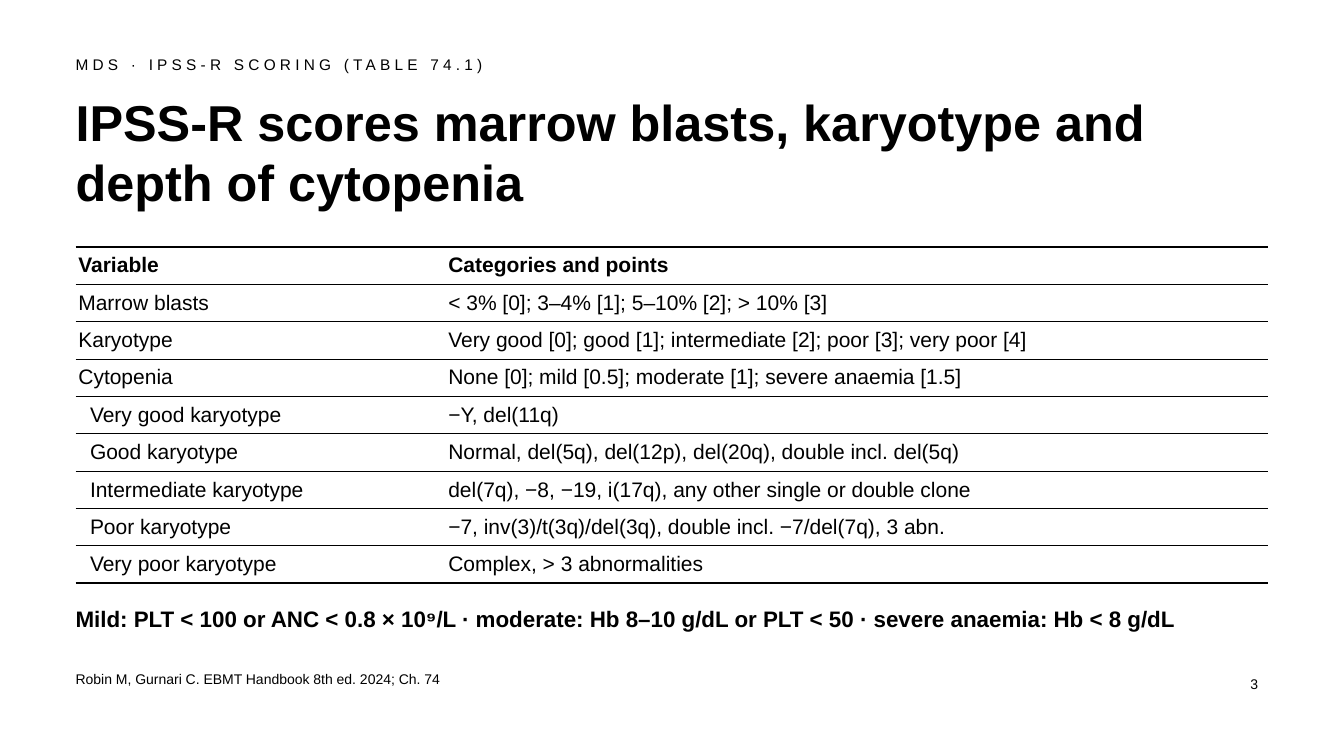
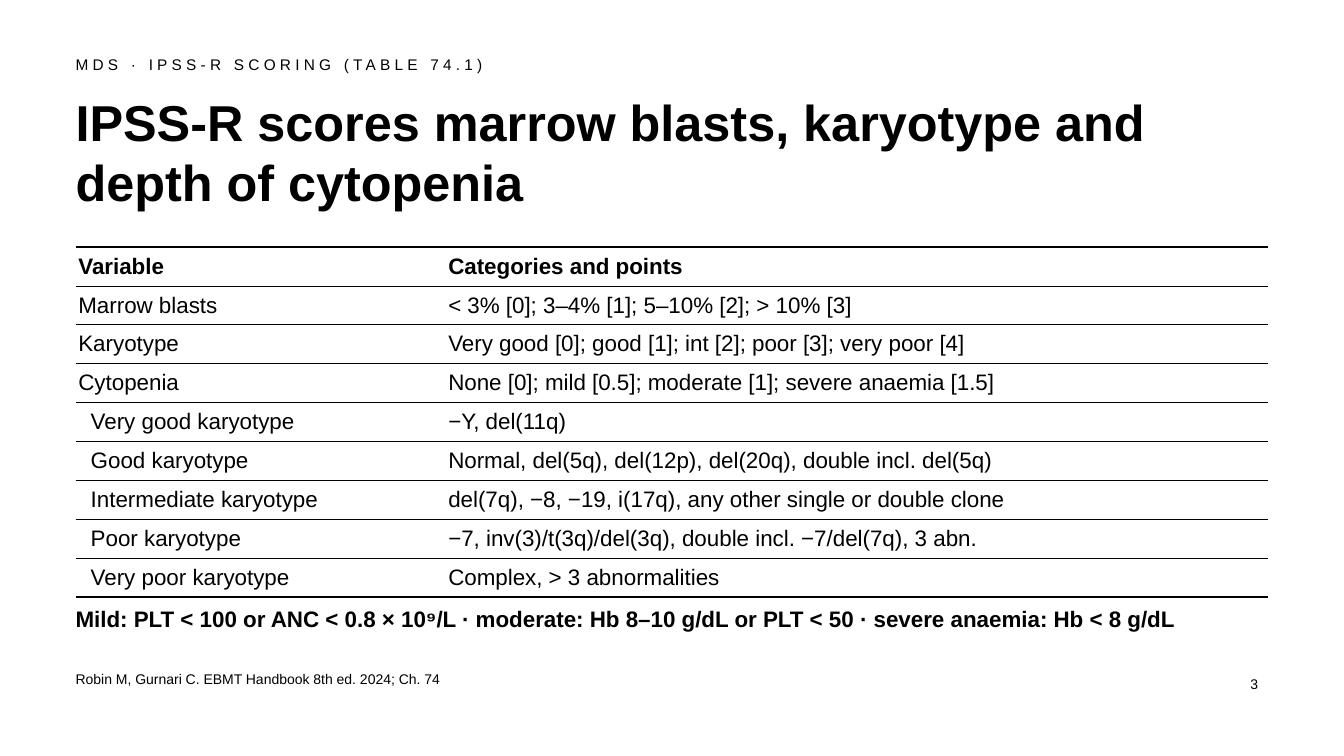
Before and after one commit to htlin222/ebmt-handbook-skill, a slide deck: slide 3 of slides/decks/s23-mds-mds-mpn.pptx. Drawn at 1344x756 pixels with LibreOffice and Linux fonts; fonts in the diff are those of the drawing. Boxes give left, top, right and bottom in pixels: in the first picture for what was removed or moved away, otherwise in the second. Text is boxed around its words. In the diff, an @@ line names an element or a change of style, - is before the commit and + after.

```diff
--- a/slides/decks/s23-mds-mds-mpn.pptx
+++ b/slides/decks/s23-mds-mds-mpn.pptx
@@ table at <box>76,247,1268,594</box> @@
-row 3, column 2: Very good [0]; good [1]; intermediate [2]; poor [3]; very poor [4]
+row 3, column 2: Very good [0]; good [1]; int [2]; poor [3]; very poor [4]
@@ size 15 to 16 pt in "Variable", "Categories and points", "Marrow blasts", "< 3% [0]; 3–4% [1]; 5–10% [2]; ..." and 13 more places @@
```
Also in this commit, not shown: 11 other slides changed, 1 other file.
